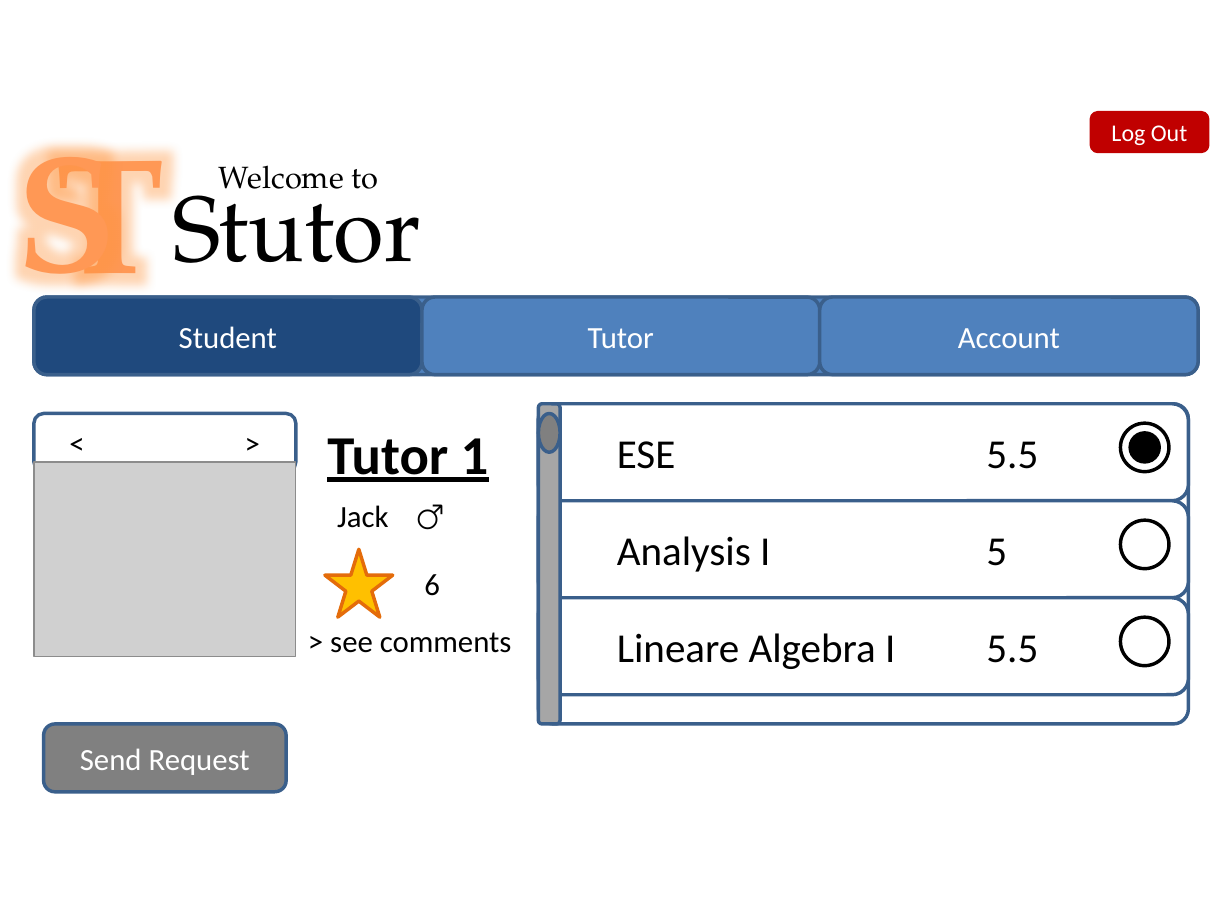
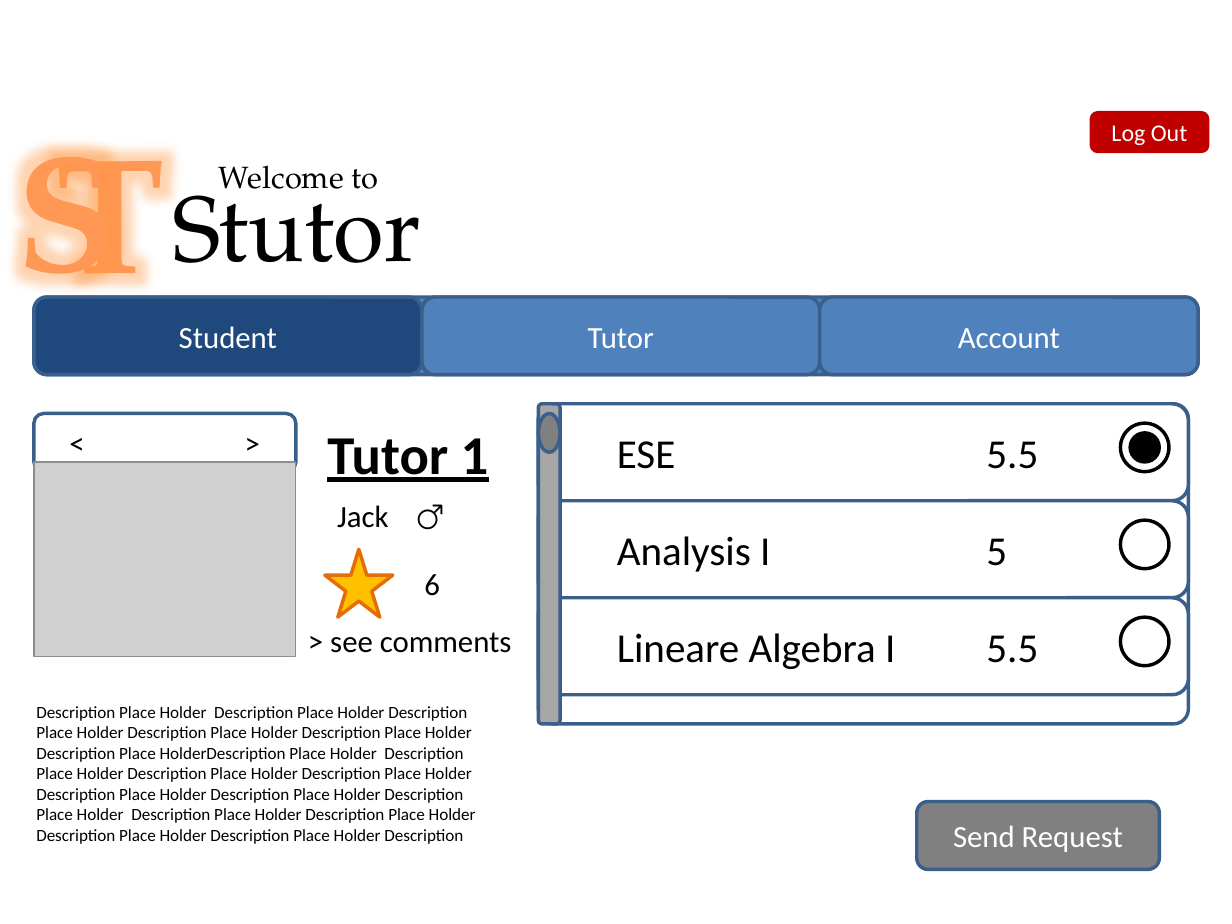
Before and after one commit to unibe-ese/ese2015-team8, a slide deck: slide 4 of Prototypes/Power Point Prototype/Einzeln/Main.pptx. Drawn at 1232x924 pixels with LibreOffice and Linux fonts; fonts in the diff are those of the drawing; grey boxes stand for pictures; background and template pictures are left out. Boxes give left, top, right and bottom in pixels: in the first picture for what was removed or moved away, otherwise in the second. Text is boxed around its words. In the diff, an @@ line names an element or a change of style, - is before the commit and + after.

```diff
--- a/Prototypes/Power Point Prototype/Einzeln/Main.pptx
+++ b/Prototypes/Power Point Prototype/Einzeln/Main.pptx
@@ text added at (x1=36, y1=706, x2=476, y2=844), 10 pt, text #000000 @@
+Description Place Holder Description Place Holder Description Place Holder Description Place Holder Description Place Holder Description Place HolderDescription Place Holder Description Place Holder Description Place Holder Description Place Holder Description Place Holder Description Place Holder Description Place Holder Description Place Holder Description Place Holder Description Place Holder Description Place Holder Description
@@ rounded rectangle "Send Request" moved from (x1=43, y1=724, x2=286, y2=792) to (x1=917, y1=802, x2=1159, y2=870) @@
```
Also in this commit, not shown: 2 other slides changed.
